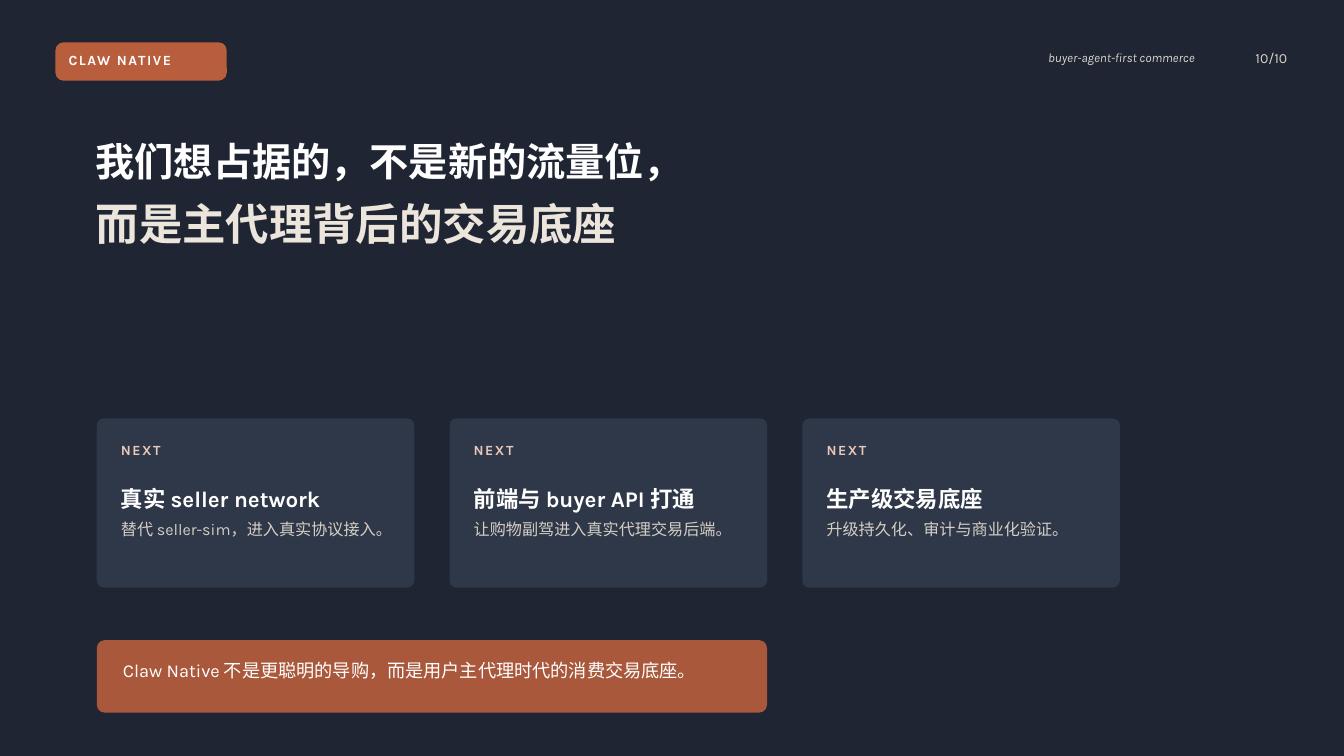
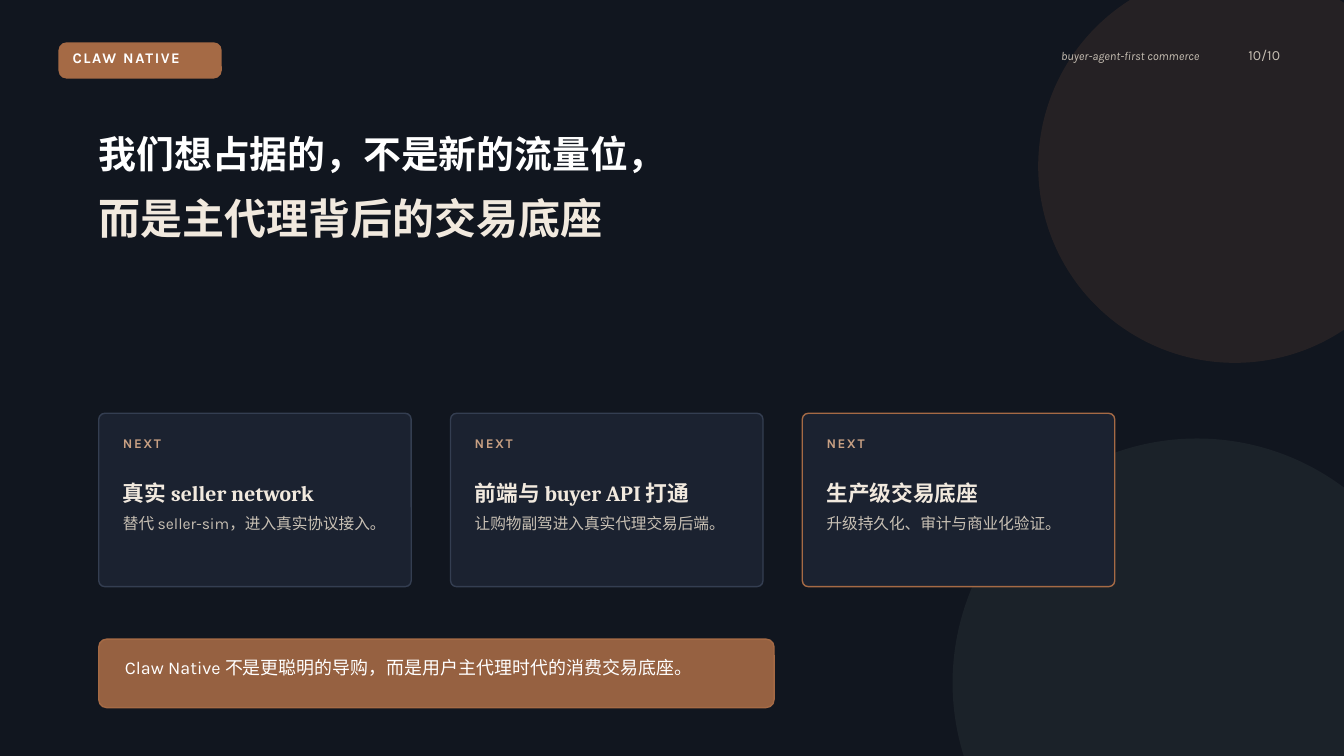
Before and after one commit to itsoso/claw_native_shopping, a slide deck: slide 10 of docs/presentations/2026-03-27-claw-native-commerce-fundraising-deck.pptx. Drawn at 1344x756 pixels with LibreOffice and Linux fonts; fonts in the diff are those of the drawing. Boxes give left, top, right and bottom in pixels: in the first picture for what was removed or moved away, otherwise in the second. Text is boxed around its words. In the diff, an @@ line names an element or a change of style, - is before the commit and + after.

```diff
--- a/docs/presentations/2026-03-27-claw-native-commerce-fundraising-deck.pptx
+++ b/docs/presentations/2026-03-27-claw-native-commerce-fundraising-deck.pptx
@@ background #1F2533 to #11161F @@
@@ ellipse added at (1038, 0, 1344, 363), fill #A56A45 at 14% opacity @@
@@ rounded rectangle: place and size @@
-rounded rectangle at (55, 42, 227, 81)
+rounded rectangle at (58, 42, 222, 79)
@@ rounded rectangle at (58, 42, 222, 79): fill #B95E3C to #A56A45; proportions changed @@
@@ text "CLAW NATIVE" at (73, 51, 208, 66): size 10 to 10.5 pt @@
@@ text "buyer-agent-first commerce": place and size @@
-text "buyer-agent-first commerce" at (1048, 53, 1194, 65)
+text "buyer-agent-first commerce" at (1061, 52, 1199, 63)
@@ text "buyer-agent-first commerce" at (1061, 52, 1199, 63): size 9 to 8.5 pt, text colour #DAD5CD to #C8C0B4 @@
@@ text "10/10" at (1248, 50, 1280, 61): text colour #DAD5CD to #C8C0B4 @@
@@ text "我们想占据的，不是新的流量位，": place and size @@
-text "我们想占据的，不是新的流量位，" at (96, 142, 683, 181)
+text "我们想占据的，不是新的流量位，" at (99, 135, 666, 173)
@@ text "我们想占据的，不是新的流量位，" at (99, 135, 666, 173): size 28 to 27 pt, font Karla to Cambria @@
@@ text "而是主代理背后的交易底座" at (99, 198, 603, 238): size 31 to 30 pt, font Karla to Cambria, text colour #ECE5DB to #F1E9DE @@
@@ rounded rectangle: place and size @@
-rounded rectangle at (97, 418, 414, 588)
+rounded rectangle at (99, 413, 411, 587)
@@ rounded rectangle at (99, 413, 411, 587): fill #2F3848 to #1B2230; outline none to #343E51 1 pt; proportions changed @@
@@ rounded rectangle at (451, 413, 763, 587): fill #2F3848 to #1B2230; outline none to #343E51 1 pt; proportions changed @@
@@ rounded rectangle: place and size @@
-rounded rectangle at (450, 418, 767, 588)
+rounded rectangle at (451, 413, 763, 587)
@@ rounded rectangle: place and size @@
-rounded rectangle at (803, 418, 1120, 588)
+rounded rectangle at (803, 413, 1115, 587)
@@ rounded rectangle at (803, 413, 1115, 587): fill #2F3848 to #1B2230; outline none to #A56A45 1 pt; proportions changed @@
@@ size 10 to 9.5 pt, text colour #E8C8BA to #C8A083 in 3 elements at (123, 439, 161, 448), (475, 439, 513, 448), (827, 439, 865, 448) @@
@@ ellipse added at (953, 439, 1344, 756), fill #6A7A72 at 12% opacity @@
@@ size 16 to 15.5 pt, font Karla to Cambria, text colour #FFFFFF to #F1E9DE in 3 elements at (123, 482, 314, 503), (475, 482, 689, 506), (827, 482, 979, 503) @@
@@ size 11.5 to 11.2 pt, text colour #D6CEC5 to #C8C0B4 in 3 elements at (123, 516, 386, 531), (475, 516, 725, 531), (827, 516, 1061, 531) @@
@@ rounded rectangle: place and size @@
-rounded rectangle at (97, 640, 767, 713)
+rounded rectangle at (99, 639, 774, 708)
@@ rounded rectangle at (99, 639, 774, 708): fill #B95E3C at 90% opacity to #A56A45 at 90% opacity; outline none to #A56A45 1 pt; proportions changed @@
@@ text "Claw Native 不是更聪明的导购，而是用户主代理时代的消费交易底座。" at (125, 659, 692, 676): size 13 to 12.8 pt @@
```
Also in this commit, not shown: 9 other slides changed, 1 other file.
